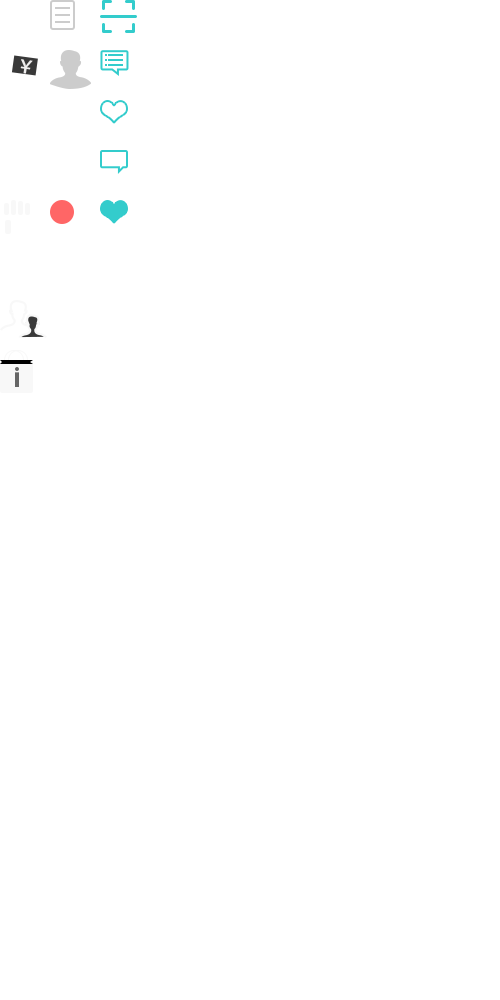
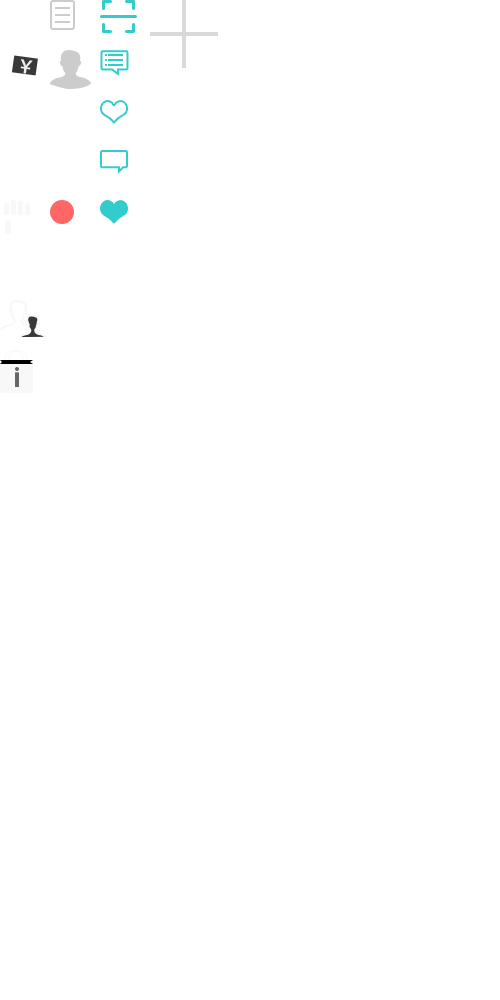
The second 500 × 1000 image is a revision of the first. Changes to its layers:
added layer "addimg" above "回复" over [150, 0, 218, 68]
